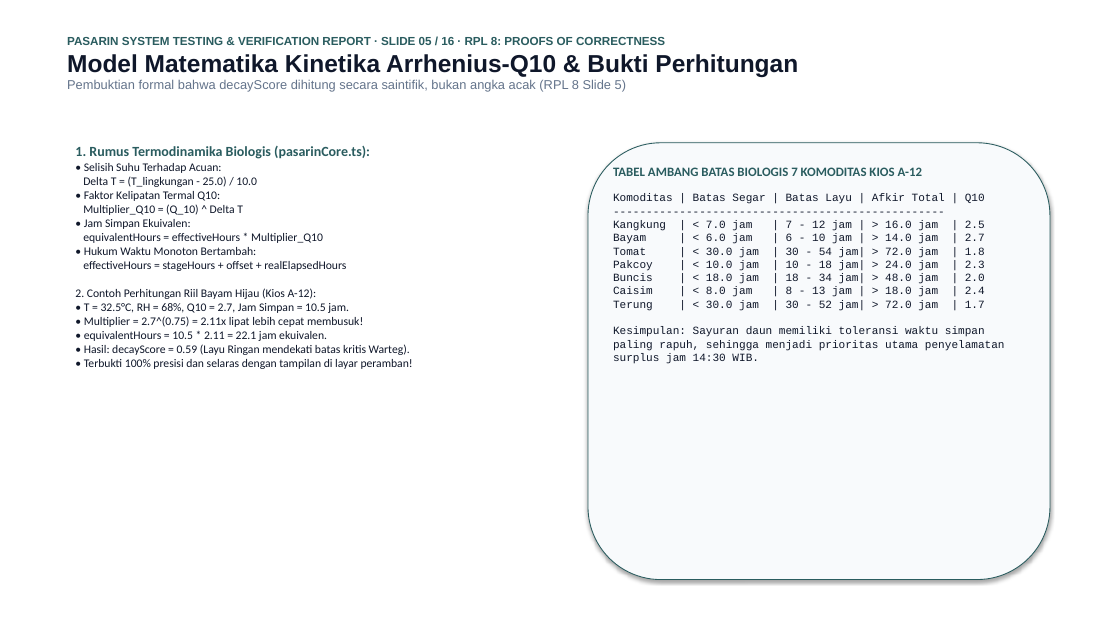
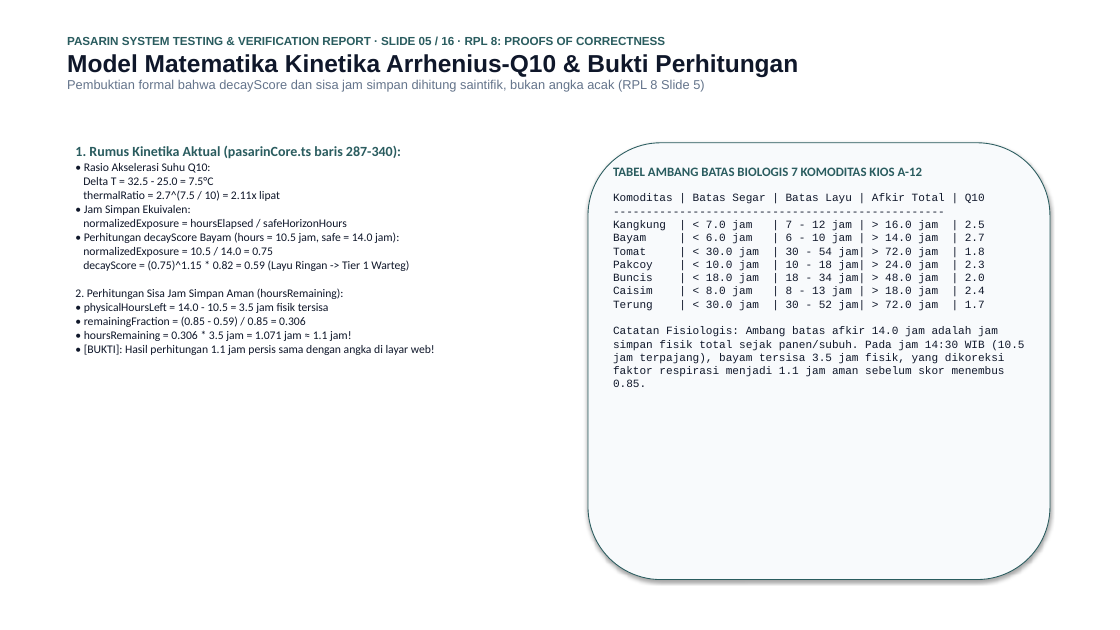
Before and after one commit to mrshlaf/pasarin, a slide deck: slide 5 of LAPORAN_PENGUJIAN_DAN_VERIFIKASI_SISTEM_PASARIN.pptx. Drawn at 1120x630 pixels with LibreOffice and Linux fonts; fonts in the diff are those of the drawing. Boxes give left, top, right and bottom in pixels: in the first picture for what was removed or moved away, otherwise in the second. Text is boxed around its words. In the diff, an @@ line names an element or a change of style, - is before the commit and + after.

```diff
--- a/LAPORAN_PENGUJIAN_DAN_VERIFIKASI_SISTEM_PASARIN.pptx
+++ b/LAPORAN_PENGUJIAN_DAN_VERIFIKASI_SISTEM_PASARIN.pptx
@@ text at [67, 79, 704, 92]: text changed @@
-Pembuktian formal bahwa decayScore dihitung secara saintifik, bukan angka acak (RPL 8 Slide 5)
+Pembuktian formal bahwa decayScore dan sisa jam simpan dihitung saintifik, bukan angka acak (RPL 8 Slide 5)
@@ text at [75, 146, 435, 355]: text changed @@
-1. Rumus Termodinamika Biologis (pasarinCore.ts):
-• Selisih Suhu Terhadap Acuan:
-Delta T = (T_lingkungan - 25.0) / 10.0
-• Faktor Kelipatan Termal Q10:
-Multiplier_Q10 = (Q_10) ^ Delta T
-• Jam Simpan Ekuivalen:
-equivalentHours = effectiveHours * Multiplier_Q10
-• Hukum Waktu Monoton Bertambah:
-effectiveHours = stageHours + offset + realElapsedHours
-2. Contoh Perhitungan Riil Bayam Hijau (Kios A-12):
-• T = 32.5°C, RH = 68%, Q10 = 2.7, Jam Simpan = 10.5 jam.
-• Multiplier = 2.7^(0.75) = 2.11x lipat lebih cepat membusuk!
-• equivalentHours = 10.5 * 2.11 = 22.1 jam ekuivalen.
-• Hasil: decayScore = 0.59 (Layu Ringan mendekati batas kritis Warteg).
-• Terbukti 100% presisi dan selaras dengan tampilan di layar peramban!
+1. Rumus Kinetika Aktual (pasarinCore.ts baris 287-340):
+• Rasio Akselerasi Suhu Q10:
+Delta T = 32.5 - 25.0 = 7.5°C
+thermalRatio = 2.7^(7.5 / 10) = 2.11x lipat
+• Jam Simpan Ekuivalen:
+normalizedExposure = hoursElapsed / safeHorizonHours
+• Perhitungan decayScore Bayam (hours = 10.5 jam, safe = 14.0 jam):
+normalizedExposure = 10.5 / 14.0 = 0.75
+decayScore = (0.75)^1.15 * 0.82 = 0.59 (Layu Ringan -> Tier 1 Warteg)
+2. Perhitungan Sisa Jam Simpan Aman (hoursRemaining):
+• physicalHoursLeft = 14.0 - 10.5 = 3.5 jam fisik tersisa
+• remainingFraction = (0.85 - 0.59) / 0.85 = 0.306
+• hoursRemaining = 0.306 * 3.5 jam = 1.071 jam ≈ 1.1 jam!
+• [BUKTI]: Hasil perhitungan 1.1 jam persis sama dengan angka di layar web!
@@ text at [613, 194, 1024, 387]: text changed @@
-Komoditas | Batas Segar | Batas Layu | Afkir Total | Q10
---------------------------------------------------
-Kangkung | < 7.0 jam | 7 - 12 jam | > 16.0 jam | 2.5
-Bayam | < 6.0 jam | 6 - 10 jam | > 14.0 jam | 2.7
-Tomat | < 30.0 jam | 30 - 54 jam| > 72.0 jam | 1.8
-Pakcoy | < 10.0 jam | 10 - 18 jam| > 24.0 jam | 2.3
-Buncis | < 18.0 jam | 18 - 34 jam| > 48.0 jam | 2.0
-Caisim | < 8.0 jam | 8 - 13 jam | > 18.0 jam | 2.4
-Terung | < 30.0 jam | 30 - 52 jam| > 72.0 jam | 1.7
-Kesimpulan: Sayuran daun memiliki toleransi waktu simpan paling rapuh, sehingga menjadi prioritas utama penyelamatan surplus jam 14:30 WIB.
+Komoditas | Batas Segar | Batas Layu | Afkir Total | Q10
+--------------------------------------------------
+Kangkung | < 7.0 jam | 7 - 12 jam | > 16.0 jam | 2.5
+Bayam | < 6.0 jam | 6 - 10 jam | > 14.0 jam | 2.7
+Tomat | < 30.0 jam | 30 - 54 jam| > 72.0 jam | 1.8
+Pakcoy | < 10.0 jam | 10 - 18 jam| > 24.0 jam | 2.3
+Buncis | < 18.0 jam | 18 - 34 jam| > 48.0 jam | 2.0
+Caisim | < 8.0 jam | 8 - 13 jam | > 18.0 jam | 2.4
+Terung | < 30.0 jam | 30 - 52 jam| > 72.0 jam | 1.7
+Catatan Fisiologis: Ambang batas afkir 14.0 jam adalah jam simpan fisik total sejak panen/subuh. Pada jam 14:30 WIB (10.5 jam terpajang), bayam tersisa 3.5 jam fisik, yang dikoreksi faktor respirasi menjadi 1.1 jam aman sebelum skor menembus 0.85.
```
Also in this commit, not shown: 10 other slides changed, 2 other files.
